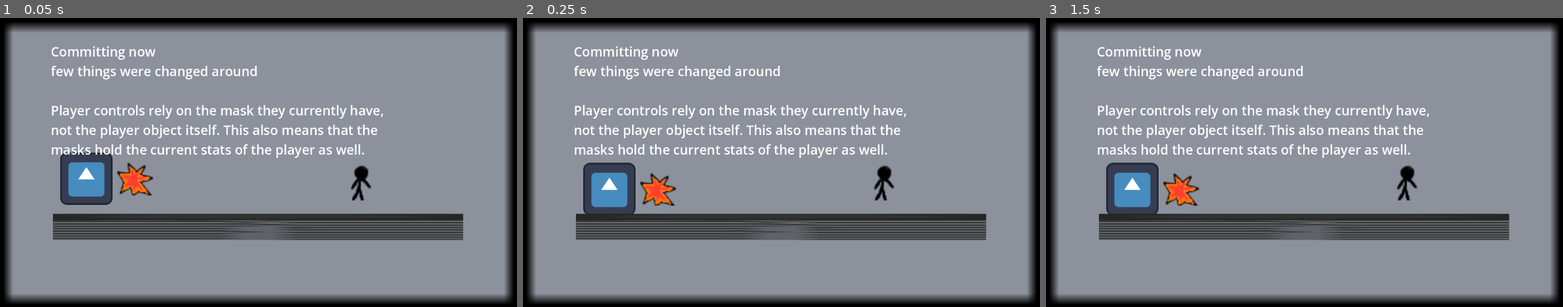
Above: before the commit, frames 1-3 (left to right).
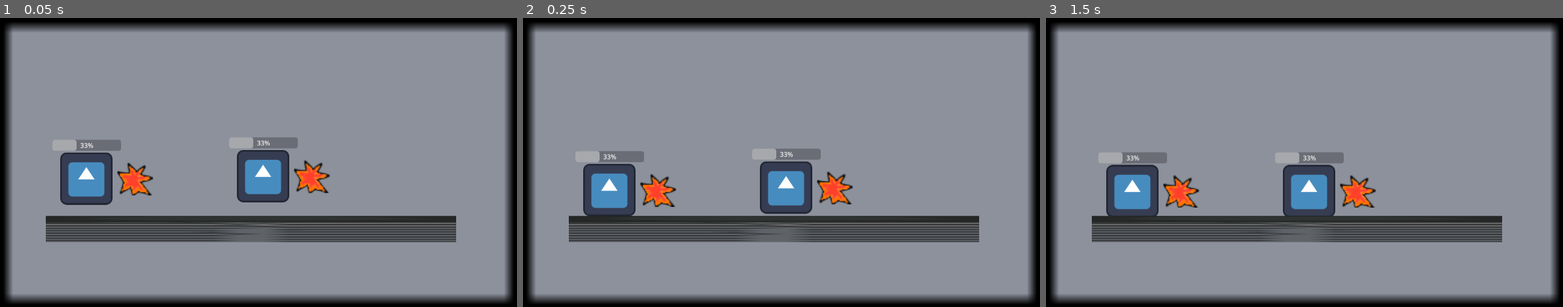
Above: after the commit, the same moments.

Repository: SakuragamaRykii/globaljam26
Game: Godot game, scene res://scenes/main_scene.tscn
Same seed, same stepped clock (60 frames per second), same inputs: the game is played once before the commit and once after it. The engine's default icon, where the game draws it, is replaced by a stand-in: a white triangle on a blue panel in a dark square.
Inputs:
- Up to frame 1 (0.05 s): no input
- Up to frame 2 (0.25 s): no input
- Up to frame 3 (1.5 s): tap Enter at 1.25 s

The runs differ from the first frame. In frame 1, 9.9% of the frame differs, in the area x 8-90%, y 9-78%; in frame 2, 10%; in frame 3, 11%.

Commit message:
add attack duration, handle combat and damage on characters, add blocking and momentum based movement

Diff:
--- /dev/null
+++ b/entities/dummy.gd
@@ -0,0 +1,11 @@
+extends CharacterBody2D
+
+func _ready() -> void:
+	$DamageCD.start()
+
+
+
+func _on_damage_cd_timeout() -> void:
+	for entity in $DamageTest.get_overlapping_bodies():
+		if entity is Player:
+			entity.handle_damage(10)
--- a/entities/dummy.tscn
+++ b/entities/dummy.tscn
@@ -1,13 +1,18 @@
-[gd_scene load_steps=3 format=3 uid="uid://llm3aivfm64l"]
+[gd_scene load_steps=5 format=3 uid="uid://llm3aivfm64l"]
 
 [ext_resource type="Texture2D" uid="uid://l50grw1n6l06" path="res://entities/stick man die.png" id="1_ewvry"]
+[ext_resource type="Script" path="res://entities/dummy.gd" id="1_rnbmy"]
 
 [sub_resource type="RectangleShape2D" id="RectangleShape2D_lueea"]
 size = Vector2(51, 84)
 
+[sub_resource type="RectangleShape2D" id="RectangleShape2D_0tcvw"]
+size = Vector2(74, 66)
+
 [node name="Dummy" type="CharacterBody2D"]
 collision_layer = 4
 collision_mask = 7
+script = ExtResource("1_rnbmy")
 
 [node name="StickManDie" type="Sprite2D" parent="."]
 scale = Vector2(3, 3)
@@ -16,3 +21,13 @@
 [node name="CollisionShape2D" type="CollisionShape2D" parent="."]
 position = Vector2(-5.5, 5)
 shape = SubResource("RectangleShape2D_lueea")
+
+[node name="DamageTest" type="Area2D" parent="."]
+
+[node name="CollisionShape2D" type="CollisionShape2D" parent="DamageTest"]
+position = Vector2(-77, 6)
+shape = SubResource("RectangleShape2D_0tcvw")
+
+[node name="DamageCD" type="Timer" parent="."]
+
+[connection signal="timeout" from="DamageCD" to="." method="_on_damage_cd_timeout"]
--- a/entities/player.gd
+++ b/entities/player.gd
@@ -2,6 +2,7 @@
 
 @onready var hitbox := $Hitbox
 @onready var DEFAULT_CONTROLS : Mask = $DefaultControls
+@onready var block_zone := $BlockZone
 
 @export var player_id : String #need function to set this automatically for multiplayer
 
@@ -32,8 +33,25 @@
 	current_mask.ability(self)
 	move_and_slide()
 
+func _process(delta: float) -> void:
+	$BlockBar.value = block_zone.blocking_stamina_count/3 + block_zone.block_charge
+
 func set_aim():
 	if !current_mask: return
 	var x_aim = Input.get_axis(player_id+"_left", player_id+"_right")
 	var y_aim = Input.get_axis(player_id+"_up", player_id+"_down")
 	current_mask.look_at(global_position + Vector2(x_aim, y_aim))
+	block_zone.look_at(global_position + Vector2(x_aim, y_aim))
+
+func handle_damage(amount : int, knockback: Vector2):
+	if Input.is_action_pressed(player_id+"_block"):
+		var blocking = block_zone.is_blocking_melee()
+		if !blocking:
+			velocity += knockback
+			current_hp -= amount
+		else: print("ATTACK BLOCKED")
+	else:
+		velocity += knockback
+		current_hp -= amount
+
+	#sfx for a successful block should play here
--- a/entities/player_base.tscn
+++ b/entities/player_base.tscn
@@ -1,11 +1,15 @@
-[gd_scene load_steps=5 format=3 uid="uid://bay86gclqwu4n"]
+[gd_scene load_steps=7 format=3 uid="uid://bay86gclqwu4n"]
 
 [ext_resource type="Script" path="res://entities/player.gd" id="1_cwb64"]
 [ext_resource type="Texture2D" uid="uid://dtvqcelcs5fhc" path="res://icon.svg" id="1_w2n65"]
 [ext_resource type="PackedScene" uid="uid://duihlgnn0s2gw" path="res://masks/default_controls.tscn" id="3_7ly6d"]
+[ext_resource type="Script" path="res://entities/player_blocking_mechanic/block_zone.gd" id="4_47vtf"]
 
 [sub_resource type="RectangleShape2D" id="RectangleShape2D_ql0r8"]
 size = Vector2(121, 124)
+
+[sub_resource type="RectangleShape2D" id="RectangleShape2D_rx7cs"]
+size = Vector2(58.5, 115)
 
 [node name="PlayerBase" type="CharacterBody2D"]
 collision_layer = 4
@@ -21,3 +25,27 @@
 visible = false
 position = Vector2(0, -1)
 shape = SubResource("RectangleShape2D_ql0r8")
+
+[node name="BlockZone" type="StaticBody2D" parent="."]
+collision_layer = 32
+collision_mask = 0
+script = ExtResource("4_47vtf")
+
+[node name="CollisionShape2D" type="CollisionShape2D" parent="BlockZone"]
+position = Vector2(87, 0)
+shape = SubResource("RectangleShape2D_rx7cs")
+
+[node name="MeleeBlockZone" type="Area2D" parent="BlockZone"]
+collision_layer = 32
+collision_mask = 16
+
+[node name="CollisionShape2D" type="CollisionShape2D" parent="BlockZone/MeleeBlockZone"]
+position = Vector2(87, 0)
+shape = SubResource("RectangleShape2D_rx7cs")
+
+[node name="BlockBar" type="ProgressBar" parent="."]
+offset_left = -83.0
+offset_top = -95.0
+offset_right = 85.0
+offset_bottom = -68.0
+max_value = 3.0
--- /dev/null
+++ b/entities/player_blocking_mechanic/block_zone.gd
@@ -0,0 +1,26 @@
+extends StaticBody2D
+
+const MAX_BLOCKING_COUNT : int = 3
+const BLOCK_CHARGE_SPEED : float = 0.4
+
+var blocking_stamina_count : int = 3
+
+var block_charge : float = 0.
+
+#no blocking check for ranged becaues projectiles will get freed as soon as it touches
+# the static object
+
+func is_blocking_melee() -> bool:
+	var attacks = $MeleeBlockZone.get_overlapping_bodies()
+	if attacks and blocking_stamina_count > 0:
+		blocking_stamina_count -= 1
+		return true
+	return false
+
+func _process(delta: float) -> void:
+	if blocking_stamina_count >= MAX_BLOCKING_COUNT: return
+	if block_charge <= 1:
+		block_charge += delta * BLOCK_CHARGE_SPEED
+	if block_charge >= 1:
+		blocking_stamina_count += 1
+		block_charge = 0.
--- a/masks/default_controls.gd
+++ b/masks/default_controls.gd
@@ -1,19 +1,54 @@
 extends Mask
 
-const DASH_SPEED = 600
+const DASH_SPEED = 400
+@onready var hitbox := $Hitbox
+# Called when the node enters the scene tree for the first time.
+@onready var attack_duration: Timer = $AttackDuration
 
-# Called when the node enters the scene tree for the first time.
+var attacking : bool = false
+var attacking_source: Player
+
 func _ready() -> void:
 	player_controller = DefaultController.new(player_stats.speed, player_stats.jump_velocity)
 
 func attack(source_player : Player):
 	if Input.is_action_just_pressed(source_player.player_id+"_attack") and can_attack:
-		print("YOU JUST ATTACKED AFTER 55 HOURS OF PURE CODE LETS GOOO")
+		attacking = true
+		attacking_source = source_player
 		source_player.velocity += Vector2(DASH_SPEED, 0).rotated(rotation)
+		attack_duration.start()
+# add knockback
 		set_attack_state(false)
 		await attack_cd.timeout
 		set_attack_state(true)
 
+
+
+func check_hits(source_player : Player):
+	var hit_targets = hitbox.get_overlapping_bodies()
+	for hit in hit_targets:
+		if hit is Player and !hit == source_player:
+			print("HIT : ", hit.player_id)
+			attacking = false
+			hit.handle_damage(player_stats.attack_damage,
+			Vector2(DASH_SPEED, 0).rotated(rotation) * player_stats.knockback_ratio + source_player.velocity/4)
+
+#just went to sainsburys to get some SNACKIESSSS
+
+#bourbons are S tier not many can compete
+
+#man i wish i could spend this much time a day on my game
+
+
+
 func ability(source_player : Player):
 	if Input.is_action_just_pressed(source_player.player_id+"_ability"):
 		print("Ability is cast??")
+
+func _physics_process(delta: float) -> void:
+	if attacking: check_hits(attacking_source)
+
+
+func _on_attack_duration_timeout() -> void:
+	attack_duration.stop()
+	attacking = false
--- a/masks/default_controls.tscn
+++ b/masks/default_controls.tscn
@@ -7,9 +7,7 @@
 [sub_resource type="RectangleShape2D" id="RectangleShape2D_elmjh"]
 size = Vector2(78, 68)
 
-[node name="DefaultControls" type="Area2D"]
-collision_layer = 0
-collision_mask = 5
+[node name="DefaultControls" type="Node2D"]
 script = ExtResource("1_etyq5")
 player_stats = ExtResource("2_nqd8r")
 
@@ -18,9 +16,18 @@
 scale = Vector2(2.71875, 2.5625)
 texture = ExtResource("1_7yqgn")
 
-[node name="CollisionShape2D" type="CollisionShape2D" parent="."]
+[node name="AttackCD" type="Timer" parent="."]
+wait_time = 0.5
+
+[node name="Hitbox" type="Area2D" parent="."]
+collision_layer = 16
+collision_mask = 36
+
+[node name="CollisionShape2D" type="CollisionShape2D" parent="Hitbox"]
 position = Vector2(118, 4)
 shape = SubResource("RectangleShape2D_elmjh")
 
-[node name="AttackCD" type="Timer" parent="."]
-wait_time = 0.5
+[node name="AttackDuration" type="Timer" parent="."]
+wait_time = 0.25
+
+[connection signal="timeout" from="AttackDuration" to="." method="_on_attack_duration_timeout"]
--- a/masks/mask.gd
+++ b/masks/mask.gd
@@ -8,6 +8,7 @@
 var player_controller: ControllerComponent
 var can_attack: bool = true
 
+
 func attack(source_player: Player): pass
 func ability(source_player: Player): pass
 
--- a/masks/player_controllers/default.tres
+++ b/masks/player_controllers/default.tres
@@ -8,3 +8,4 @@
 jump_velocity = -400.0
 max_hp = 100
 attack_damage = 12
+knockback_ratio = 1.0
--- a/masks/player_controllers/default_controller.gd
+++ b/masks/player_controllers/default_controller.gd
@@ -1,7 +1,9 @@
 class_name DefaultController extends ControllerComponent
 
+const DECEL : float = 800
+const ACCEL : float = 6
+
 func movement(target_player: Player, delta: float):
-	print("running")
 	if not target_player.is_on_floor():
 		target_player.velocity += target_player.get_gravity() * delta
 
@@ -11,9 +13,13 @@
 	# Get the input direction and handle the movement/deceleration.
 	# As good practice, you should replace UI actions with custom gameplay actions.
 	var direction_x := Input.get_axis(target_player.player_id + "_left", target_player.player_id + "_right")
-	var direction_y := Input.get_axis(target_player.player_id + "_up", target_player.player_id + "_down")
 
 	if direction_x:
-		target_player.velocity.x = direction_x * speed
+		target_player.velocity.x += direction_x * speed * delta * ACCEL
+		if abs(target_player.velocity.x) >= speed:
+			target_player.velocity.x = direction_x * speed
 	else:
-		target_player.velocity.x = move_toward(target_player.velocity.x, 0, speed)
+		if target_player.velocity.x > 0:
+			target_player.velocity.x = max(0, target_player.velocity.x - DECEL*delta)
+		else:
+			target_player.velocity.x = min(0, target_player.velocity.x + DECEL*delta)
--- a/masks/player_controllers/player_stats.gd
+++ b/masks/player_controllers/player_stats.gd
@@ -6,3 +6,5 @@
 @export var max_hp: int
 
 @export var attack_damage : int
+
+@export var knockback_ratio: float
--- a/project.godot
+++ b/project.godot
@@ -72,6 +72,24 @@
 "events": [Object(InputEventKey,"resource_local_to_scene":false,"resource_name":"","device":-1,"window_id":0,"alt_press …(192 unchanged characters)…
 ]
 }
+p2_attack={
+"deadzone": 0.5,
+"events": []
+}
+p2_ability={
+"deadzone": 0.5,
+"events": []
+}
+p1_block={
+"deadzone": 0.5,
+"events": [Object(InputEventMouseButton,"resource_local_to_scene":false,"resource_name":"","device":-1,"window_id":0,"alt_pressed":false,"shift_pressed":false,"ctrl_pressed":false,"meta_pressed":false,"button_mask":0,"position":Vector2(0, 0),"global_position":Vector2(0, 0),"factor":1.0,"button_index":2,"canceled":false,"pressed":false,"double_click":false,"script":null)
+]
+}
+p2_block={
+"deadzone": 0.5,
+"events": [Object(InputEventKey,"resource_local_to_scene":false,"resource_name":"","device":-1,"window_id":0,"alt_pressed":false,"shift_pressed":false,"ctrl_pressed":false,"meta_pressed":false,"pressed":false,"keycode":0,"physical_keycode":47,"key_label":0,"unicode":47,"location":0,"echo":false,"script":null)
+]
+}
 
 [layer_names]
 
@@ -79,3 +97,5 @@
 2d_physics/layer_2="Floor"
 2d_physics/layer_3="Player"
 2d_physics/layer_4="Border"
+2d_physics/layer_5="projectiles"
+2d_physics/layer_6="shield"
--- a/scenes/main_scene.tscn
+++ b/scenes/main_scene.tscn
@@ -1,9 +1,8 @@
-[gd_scene load_steps=5 format=3 uid="uid://dvut0ballh7d0"]
+[gd_scene load_steps=4 format=3 uid="uid://dvut0ballh7d0"]
 
 [ext_resource type="Texture2D" uid="uid://cfy7acbjeje76" path="res://bar.png" id="1_3afny"]
 [ext_resource type="PackedScene" uid="uid://4h55pq8j8f51" path="res://maps/platform_temp.tscn" id="2_4d2h3"]
 [ext_resource type="PackedScene" uid="uid://bay86gclqwu4n" path="res://entities/player_base.tscn" id="3_vk4ge"]
-[ext_resource type="PackedScene" uid="uid://llm3aivfm64l" path="res://entities/dummy.tscn" id="4_ymqrx"]
 
 [node name="MainScene" type="Node2D"]
 
@@ -13,24 +12,20 @@
 texture = ExtResource("1_3afny")
 
 [node name="TempPlatform" parent="." instance=ExtResource("2_4d2h3")]
-position = Vector2(644, 524)
+position = Vector2(627, 529)
 
 [node name="PlayerBase" parent="." instance=ExtResource("3_vk4ge")]
 position = Vector2(224, 405)
 player_id = "p1"
 
-[node name="Dummy" parent="." instance=ExtResource("4_ymqrx")]
-position = Vector2(898, 411)
+[node name="Label" type="Label" parent="."]
+offset_left = 1401.0
+offset_top = -581.0
+offset_right = 4983.0
+offset_bottom = 1272.0
+theme_override_font_sizes/font_size = 82
+text = "lemme commit one sec"
 
-[node name="Label" type="Label" parent="."]
-offset_left = 137.0
-offset_top = 72.0
-offset_right = 1153.0
-offset_bottom = 405.0
-theme_override_font_sizes/font_size = 32
-text = "Committing now
-few things were changed around
-
-Player controls rely on the mask they currently have,
-not the player object itself. This also means that the
-masks hold the current stats of the player as well."
+[node name="PlayerBase2" parent="." instance=ExtResource("3_vk4ge")]
+position = Vector2(656, 399)
+player_id = "p2"
Binary file added: maps/stage_background.png
Not shown, added: maps/stage_background.png.import
